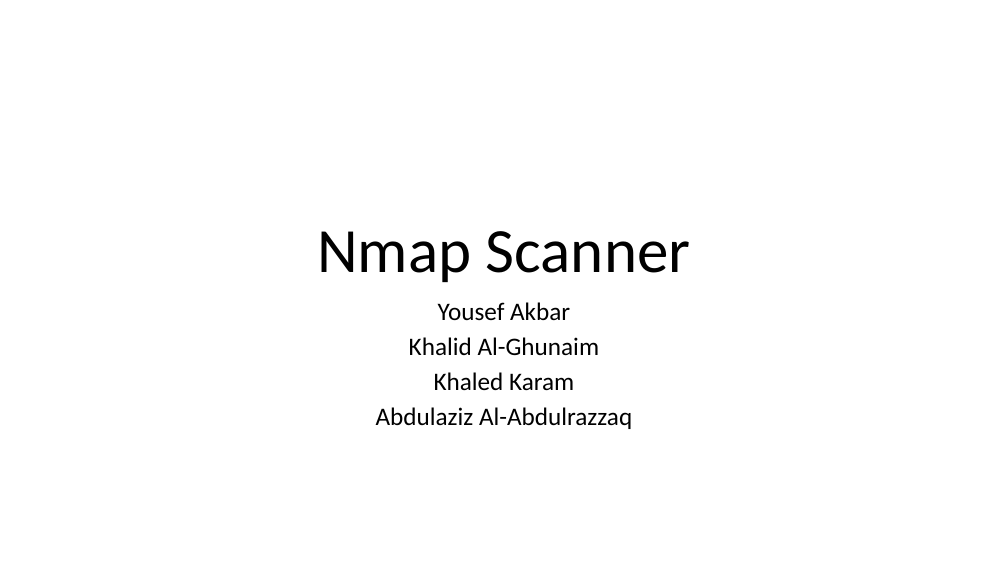
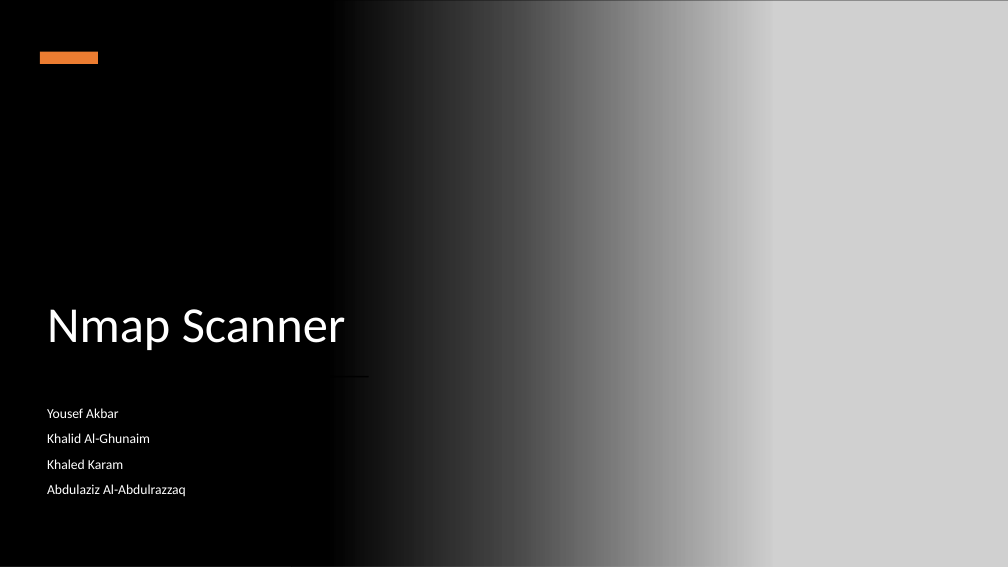
Before and after one commit to yousefakbar/nmap_scanner, a slide deck: slide 1 of Nmapscanner_Presentation.pptx. Drawn at 1008x567 pixels with LibreOffice and Linux fonts; fonts in the diff are those of the drawing; grey boxes stand for pictures. Boxes give left, top, right and bottom in pixels: in the first picture for what was removed or moved away, otherwise in the second. Text is boxed around its words. In the diff, an @@ line names an element or a change of style, - is before the commit and + after.

```diff
--- a/Nmapscanner_Presentation.pptx
+++ b/Nmapscanner_Presentation.pptx
@@ rectangle added at (0, 0, 772, 567), fill gradient #000000 @@
@@ picture added at (291, 0, 1008, 567) @@
@@ rectangle added at (40, 52, 98, 64), fill #ED7D31 @@
@@ title "Nmap Scanner": place and size @@
-title "Nmap Scanner" at (317, 231, 691, 282)
+title "Nmap Scanner" at (47, 309, 346, 350)
@@ title "Nmap Scanner" at (47, 309, 346, 350): size 60 to 48 pt, text colour #000000 to #FFFFFF; alignment centre to left @@
@@ rectangle added at (40, 376, 369, 377), fill #000000 @@
@@ subtitle "Yousef Akbar": place and size @@
-subtitle "Yousef Akbar" at (376, 302, 632, 429)
+subtitle "Yousef Akbar" at (47, 408, 186, 496)
@@ subtitle "Yousef Akbar" at (47, 408, 186, 496): size 24 to 13 pt, text colour #000000 to #FFFFFF; alignment centre to left; line spacing 0.8 to 0.9 @@
```
Also in this commit, not shown: 3 other slides changed, 4 slides added.
